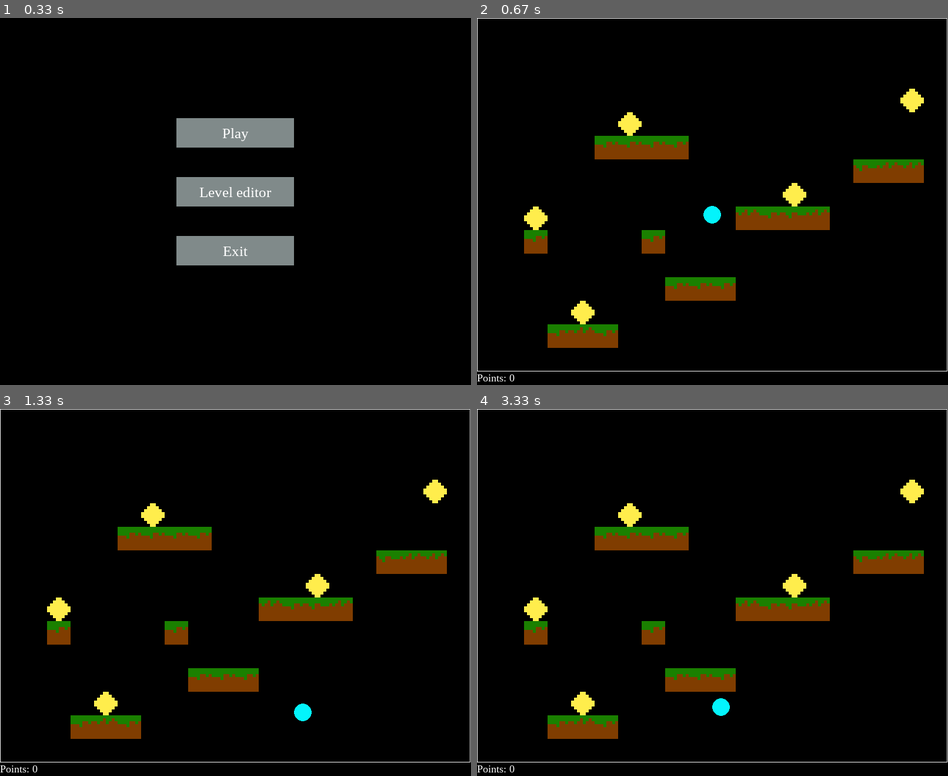
Above: before the commit, frames 1-4 (two rows, left to right).
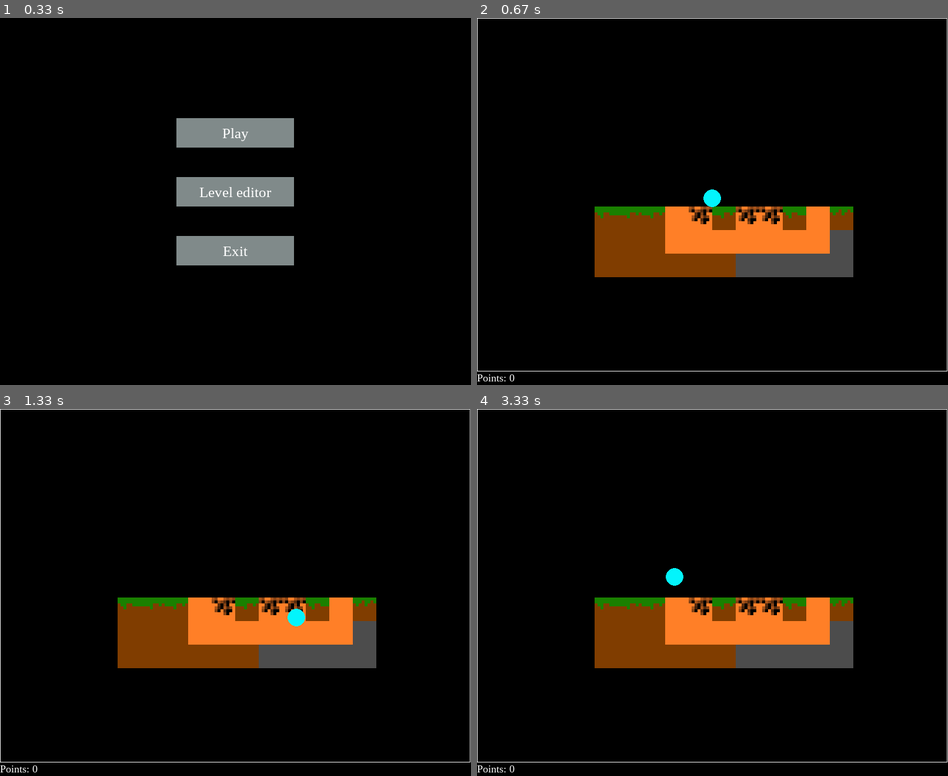
Above: after the commit, the same moments.

Repository: kamilxkruk/PyGamePlatformer
Game: pygame game, started from main.py
Two runs of this game, one before a commit and one after it. Both use one fixed random seed, a clock stepped at 60 frames per second and the inputs below.
Inputs (mouse positions are in pixels of both pictures, inside the frame that each line leads up to):
- Up to frame 1 (0.33 s): no input
- Up to frame 2 (0.67 s): click "Play" at 0.38 s
- Up to frame 3 (1.33 s): hold D 0.67-1.13 s; move the mouse to (240, 643) at 0.7 s
- Up to frame 4 (3.33 s): hold D 1.5-1.97 s; hold A 2-2.53 s; hold A 2.57-2.97 s; hold W from 3 s (still down)

Frame 1 is identical in both runs. In frame 2, 16% of the frame differs, in the area x 9-95%, y 19-90%; in frame 3, 16%; in frame 4, 16%.

Commit message:
Add lava sprites

Diff:
--- a/gameObject.py
+++ b/gameObject.py
@@ -108,9 +108,13 @@
                     elif self.loadEditorRectangle.collidepoint(mousePosition):
                         self.loadLevelEditorDataFromFile()
 
-
-
-
+            elif event.type == pygame.MOUSEWHEEL and self.gameMode == GAMEMODE_LEVEL_EDITOR:
+                print('x: ',event.x,'y:',event.y)
+                self.levelEditorData[yId][xId] = (self.levelEditorData[yId][xId] + event.y)
+                if self.levelEditorData[yId][xId] > len(TERRAIN_TYPES):
+                    self.levelEditorData[yId][xId] = 0
+                elif self.levelEditorData[yId][xId] < 0:
+                    self.levelEditorData[yId][xId] = len(TERRAIN_TYPES)
 
     # read keyboard
     def read_keyboard(self):
--- a/level1.txt
+++ b/level1.txt
@@ -1,15 +1,15 @@
 [[0, 0, 0, 0, 0, 0, 0, 0, 0, 0, 0, 0, 0, 0, 0, 0, 0, 0, 0, 0],
 [0, 0, 0, 0, 0, 0, 0, 0, 0, 0, 0, 0, 0, 0, 0, 0, 0, 0, 0, 0],
 [0, 0, 0, 0, 0, 0, 0, 0, 0, 0, 0, 0, 0, 0, 0, 0, 0, 0, 0, 0],
-[0, 0, 0, 0, 0, 0, 0, 0, 0, 0, 0, 0, 0, 0, 0, 0, 0, 0, 7, 0],
-[0, 0, 0, 0, 0, 0, 7, 0, 0, 0, 0, 0, 0, 0, 0, 0, 0, 0, 0, 0],
-[0, 0, 0, 0, 0, 1, 1, 1, 1, 0, 0, 0, 0, 0, 0, 0, 0, 0, 0, 0],
-[0, 0, 0, 0, 0, 0, 0, 0, 0, 0, 0, 0, 0, 0, 0, 0, 3, 2, 2, 0],
-[0, 0, 0, 0, 0, 0, 0, 0, 0, 0, 0, 0, 0, 7, 0, 0, 0, 0, 0, 0],
-[0, 0, 7, 0, 0, 0, 0, 0, 0, 0, 0, 2, 1, 3, 2, 0, 0, 0, 0, 0],
-[0, 0, 1, 0, 0, 0, 0, 1, 0, 0, 0, 0, 0, 0, 0, 0, 0, 0, 0, 0],
 [0, 0, 0, 0, 0, 0, 0, 0, 0, 0, 0, 0, 0, 0, 0, 0, 0, 0, 0, 0],
-[0, 0, 0, 0, 0, 0, 0, 0, 1, 1, 1, 0, 0, 0, 0, 0, 0, 0, 0, 0],
-[0, 0, 0, 0, 7, 0, 0, 0, 0, 0, 0, 0, 0, 0, 0, 0, 0, 0, 0, 0],
-[0, 0, 0, 1, 2, 1, 0, 0, 0, 0, 0, 0, 0, 0, 0, 0, 0, 0, 0, 0],
+[0, 0, 0, 0, 0, 0, 0, 0, 0, 0, 0, 0, 0, 0, 0, 0, 0, 0, 0, 0],
+[0, 0, 0, 0, 0, 0, 0, 0, 0, 0, 0, 0, 0, 0, 0, 0, 0, 0, 0, 0],
+[0, 0, 0, 0, 0, 0, 0, 0, 0, 0, 0, 0, 0, 0, 0, 0, 0, 0, 0, 0],
+[0, 0, 0, 0, 0, 0, 0, 0, 0, 0, 0, 0, 0, 0, 0, 0, 0, 0, 0, 0],
+[0, 0, 0, 0, 0, 3, 1, 1, 9, 8, 1, 8, 8, 3, 9, 2, 0, 0, 0, 0],
+[0, 0, 0, 0, 0, 4, 4, 4, 9, 9, 9, 9, 9, 9, 9, 5, 0, 0, 0, 0],
+[0, 0, 0, 0, 0, 4, 4, 4, 4, 4, 4, 5, 5, 5, 5, 5, 0, 0, 0, 0],
+[0, 0, 0, 0, 0, 0, 0, 0, 0, 0, 0, 0, 0, 0, 0, 0, 0, 0, 0, 0],
+[0, 0, 0, 0, 0, 0, 0, 0, 0, 0, 0, 0, 0, 0, 0, 0, 0, 0, 0, 0],
+[0, 0, 0, 0, 0, 0, 0, 0, 0, 0, 0, 0, 0, 0, 0, 0, 0, 0, 0, 0],
 [0, 0, 0, 0, 0, 0, 0, 0, 0, 0, 0, 0, 0, 0, 0, 0, 0, 0, 0, 0]]
--- a/player.py
+++ b/player.py
@@ -2,6 +2,8 @@
 from pygame.sprite import spritecollide
 from settings import *
 from sprites.coinSprite import CoinSprite
+from sprites.lavaBottomSprite import LavaBottomSprite
+from sprites.lavaTopSprite import LavaTopSprite
 from sprites.playerSprite import PlayerSprite
 from sprites.platformSprite import PlatformSprite
 from files import FileManagement
@@ -29,16 +31,22 @@
 
         self.platformSpriteGroup = pygame.sprite.Group()
         self.coinSpriteGroup = pygame.sprite.Group()
+        self.lavaSpriteGroup = pygame.sprite.Group()
 
         #Prepare level sprites
         platformsFromFile = FileManagement().ReadLevelFromFile('level1.txt')
         for rowId in range(len(platformsFromFile)):
             for columnId in range(len(platformsFromFile[rowId])):
                 tileValue = platformsFromFile[rowId][columnId]
-                if not tileValue in [T_EMPTY[0],T_COIN[0]]:
-                    self.platformSpriteGroup.add(PlatformSprite(columnId * TILE_SIZE, rowId * TILE_SIZE,TERRAIN_GRAPHICS[tileValue]))
-                elif tileValue == T_COIN[0]:
-                    self.coinSpriteGroup.add(CoinSprite(columnId * TILE_SIZE, rowId * TILE_SIZE))
+                if tileValue != T_EMPTY[0]:
+                    if tileValue in [T_GRASS[0],T_GRASS1[0],T_GRASS2[0],T_DIRT[0],T_STONE[0],T_SAND[0]]:
+                        self.platformSpriteGroup.add(PlatformSprite(columnId * TILE_SIZE, rowId * TILE_SIZE,TERRAIN_GRAPHICS[tileValue]))
+                    elif tileValue == T_COIN[0]:
+                        self.coinSpriteGroup.add(CoinSprite(columnId * TILE_SIZE, rowId * TILE_SIZE))
+                    elif tileValue == T_LAVA_TOP[0]:
+                        self.lavaSpriteGroup.add(LavaTopSprite(columnId * TILE_SIZE, rowId * TILE_SIZE))
+                    elif tileValue == T_LAVA_DEEP[0]:
+                        self.lavaSpriteGroup.add(LavaBottomSprite(columnId * TILE_SIZE, rowId * TILE_SIZE))
 
 
         self.myFont = pygame.font.SysFont("Times New Roman", 18)
@@ -54,7 +62,7 @@
 
     def move(self, keys):
         self.acc_x = 0
-        if self.rectangle.bottom < SCREEN_HEIGHT:
+        if self.rectangle.bottom + self.velocity_Y < SCREEN_HEIGHT:
             self.acc_y = GRAVITY
         else:
             self.velocity_Y = 0
@@ -138,8 +146,12 @@
         self.coinSpriteGroup.update()
         self.coinSpriteGroup.draw(display)
 
+        self.lavaSpriteGroup.update()
+        self.lavaSpriteGroup.draw(display)
+
         self.playerSpriteGroup.update()
         self.playerSpriteGroup.draw(display)
+
 
         self.detectPlatformCollision()
 
--- a/settings.py
+++ b/settings.py
@@ -44,7 +44,9 @@
 T_STONE = (5,'kamien.png')
 T_SAND = (6,'piasek.png')
 T_COIN = (7,'coin.png')
-TERRAIN_TYPES = [T_GRASS,T_GRASS1,T_GRASS2,T_DIRT,T_STONE,T_SAND,T_COIN]
+T_LAVA_TOP = (8,'lava_top.png')
+T_LAVA_DEEP = (9,'lava_deep.png')
+TERRAIN_TYPES = [T_GRASS,T_GRASS1,T_GRASS2,T_DIRT,T_STONE,T_SAND,T_COIN,T_LAVA_TOP,T_LAVA_DEEP]
 
 TERRAIN_GRAPHICS = {}
 for terrain in TERRAIN_TYPES:
--- /dev/null
+++ b/sprites/baseTerrainSprite.py
@@ -0,0 +1,12 @@
+import pygame
+import settings
+from pygame import Surface
+from pygame.sprite import Sprite
+
+class BaseTerrainSprite(Sprite):
+
+    def __init__(self,x:float,y:float):
+       Sprite.__init__(self)
+       self.image = Surface((8,8))
+       self.rect = self.image.get_rect()
+       self.rect.topleft = (x,y)
--- /dev/null
+++ b/sprites/lavaBottomSprite.py
@@ -0,0 +1,10 @@
+import pygame
+from settings import *
+from sprites.baseTerrainSprite import BaseTerrainSprite
+
+
+class LavaBottomSprite(BaseTerrainSprite):
+
+    def __init__(self,x:float,y:float):
+       BaseTerrainSprite.__init__(self,x,y)
+       self.image = TERRAIN_GRAPHICS[T_LAVA_DEEP[0]]
--- /dev/null
+++ b/sprites/lavaTopSprite.py
@@ -0,0 +1,10 @@
+import pygame
+from settings import *
+from sprites.baseTerrainSprite import BaseTerrainSprite
+
+
+class LavaTopSprite(BaseTerrainSprite):
+
+    def __init__(self,x:float,y:float):
+       BaseTerrainSprite.__init__(self,x,y)
+       self.image = TERRAIN_GRAPHICS[T_LAVA_TOP[0]]
Binary file added: assets/lava_deep.png
Binary file added: assets/lava_top.png
Binary file changed: assets/ziemia.png
